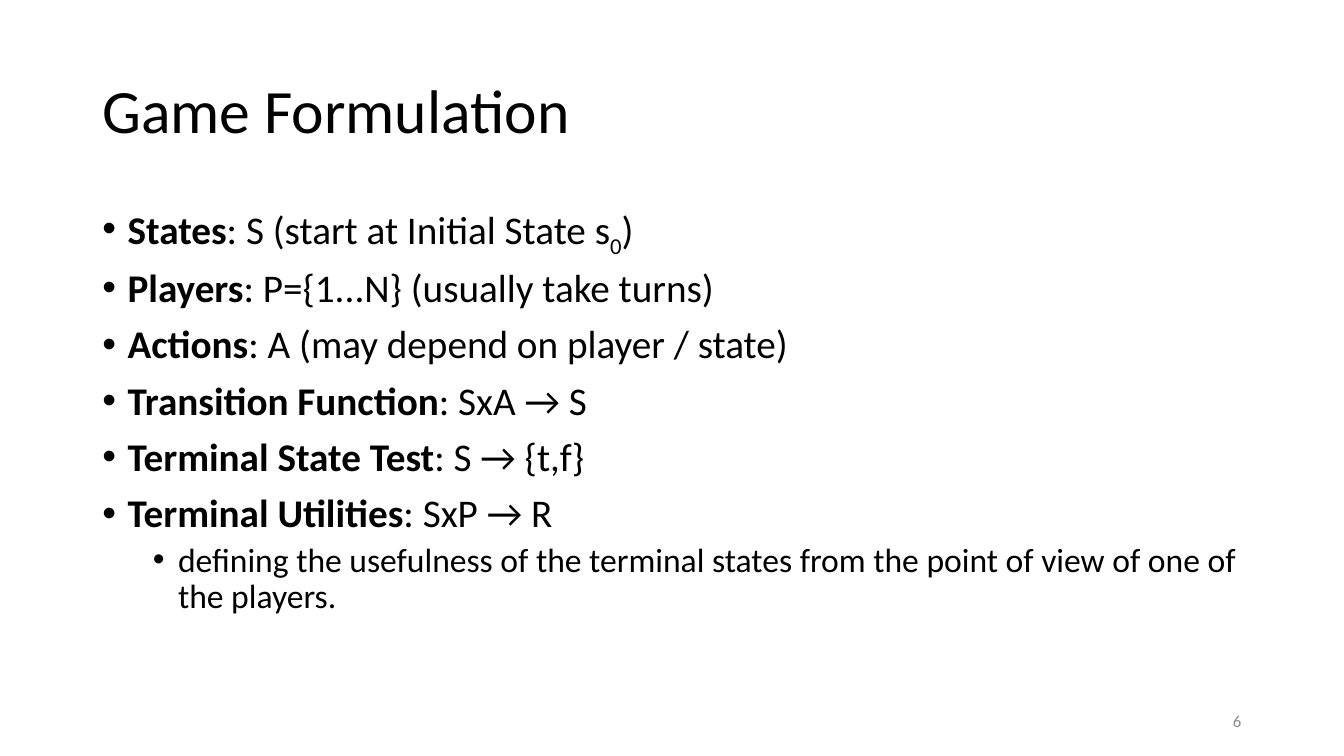
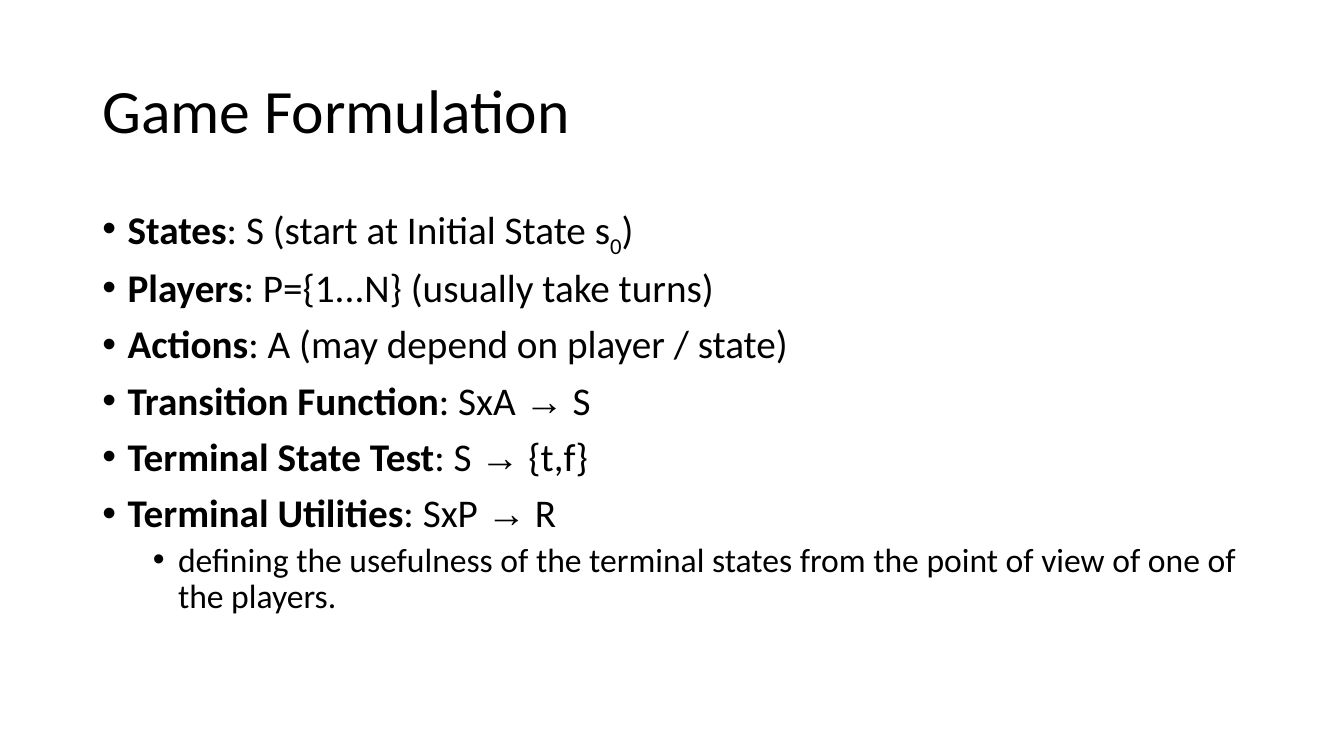
Before and after one commit to imranbuttcodes/SEMESTER_5, a slide deck: slide 6 of Artificial Intelligence/Course Material/Lec_09_Adverserial_Search_I.pptx. Drawn at 1344x756 pixels with LibreOffice and Linux fonts; fonts in the diff are those of the drawing. Boxes give left, top, right and bottom in pixels: in the first picture for what was removed or moved away, otherwise in the second. Text is boxed around its words. In the diff, an @@ line names an element or a change of style, - is before the commit and + after.

```diff
--- a/Artificial Intelligence/Course Material/Lec_09_Adverserial_Search_I.pptx
+++ b/Artificial Intelligence/Course Material/Lec_09_Adverserial_Search_I.pptx
@@ text "States: S (start at Initial ..." at <box>128,215,1236,614</box>: font Calibri to Arial in "→", "→", "→" @@
@@ page number removed at <box>1233,716,1241,727</box> @@
-6
```
Also in this commit, not shown: 7 other slides changed, 7 other files.
